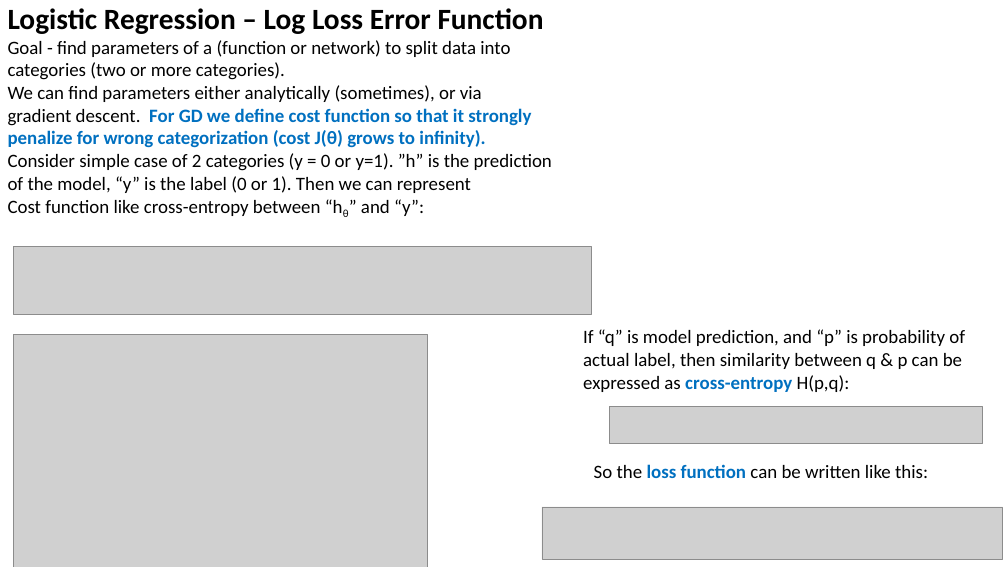
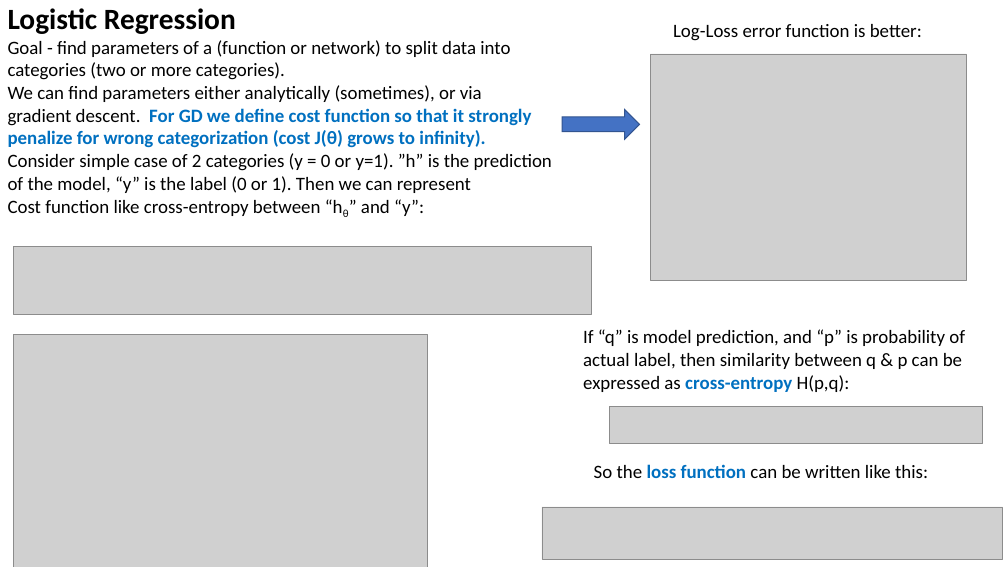
Before and after one commit to lselector/ml_ai_doc, a slide deck: slide 5 of Model_evaluation.pptx. Drawn at 1008x567 pixels with LibreOffice and Linux fonts; fonts in the diff are those of the drawing; grey boxes stand for pictures. Boxes give left, top, right and bottom in pixels: in the first picture for what was removed or moved away, otherwise in the second. Text is boxed around its words. In the diff, an @@ line names an element or a change of style, - is before the commit and + after.

Commit message:
log-loss and softmax changes

```diff
--- a/Model_evaluation.pptx
+++ b/Model_evaluation.pptx
@@ text at bbox=[8, 8, 236, 34]: text changed @@
-Logistic Regression – Log Loss Error Function
+Logistic Regression
@@ text added at bbox=[673, 24, 922, 41], 18 pt, text #000000 @@
+Log-Loss error function is better:
@@ picture added at bbox=[650, 54, 966, 281] @@
@@ right arrow added at bbox=[563, 110, 640, 139], fill #4472C4, outline #325491 1 pt @@
```
Also in this commit, not shown: 1 other slide changed, 1 other file.
